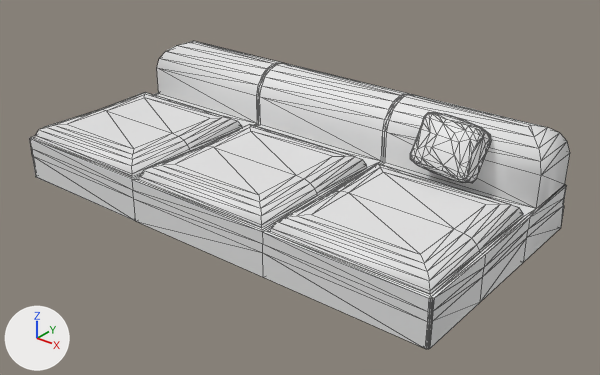
The FBX model Running out of space/Assets/Meshes/Canape.FBX: old version first, new version second.
One viewpoint serves both versions: a 50 mm camera at (2.03, -2.46, 1.56) aimed at (0.15, -0.12, 0.1). The axes (+X, +Y, +Z) are drawn at lower left. The lights are the same throughout. Mesh edges are drawn as thin lines. Where no turn or scale is listed for an object, it has been applied to the vertices.

Names of what the first picture shows: 'Canape', 'Coussin001'.
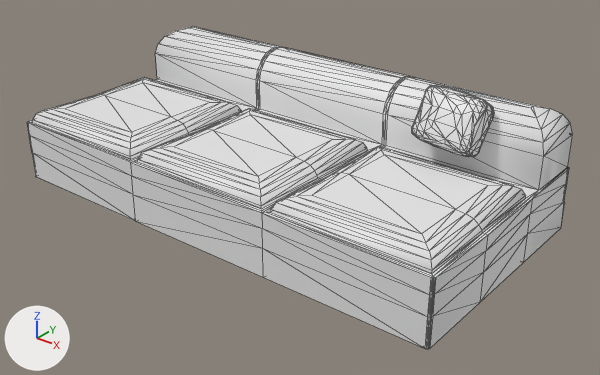
Pixel boxes (x1, y1, x2, y2) of what changed, in the pictures (600 x 375 px; the box of a moved part takes in the faces that stretch with it):
'Canape', reshaped
    before: (30, 41, 570, 349)
    after: (27, 26, 573, 349)
'Coussin001', moved
    before: (410, 112, 491, 183)
    after: (412, 85, 494, 157)
part 1 of me_mesh, moved or reshaped
    before: (32, 156, 564, 349)
    after: (32, 153, 565, 349)
part 2 of me_mesh, moved or reshaped
    before: (30, 139, 566, 322)
    after: (27, 123, 569, 317)
part 3 of me_mesh, moved or reshaped
    before: (30, 41, 570, 299)
    after: (27, 26, 573, 278)

Edits to the bpy script that builds the scene:
```text
Change me_mesh:
    where me_mesh.from_pydata(...)  # 333 vertices, 662 faces; spans x -1.0..1.0, y -0.5..0.5, z 0.0..0.43
    used by ob_canape; location = (0.04, -0.098, 0.0)
    me_mesh part 1: all 29 vertices in x -1.0..1.0, y -0.5..0.5, z 0.09..0.1 are moved by (0.0, 0.0, 0.02)
    me_mesh part 2: all 28 vertices in x -1.0..1.0, y -0.5..0.5, z 0.14 are moved by (0.0, 0.0, 0.06)
    me_mesh part 3: all 248 vertices in x -1.0..1.0, y -0.5..0.5, z 0.18..0.43 are moved by (0.0, 0.0, 0.07)
Change ob_coussin001:
    ob_coussin001.location: (0.691, 0.093, 0.35) -> (0.691, 0.093, 0.455)
```
